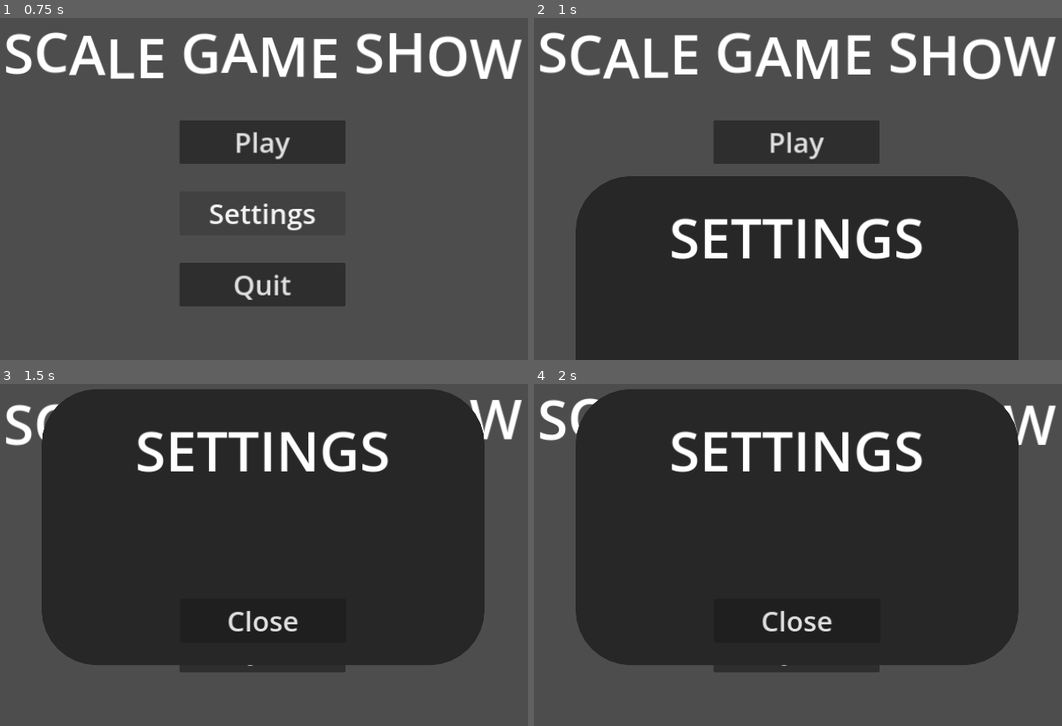
Above: before the commit, frames 1-4 (two rows, left to right).
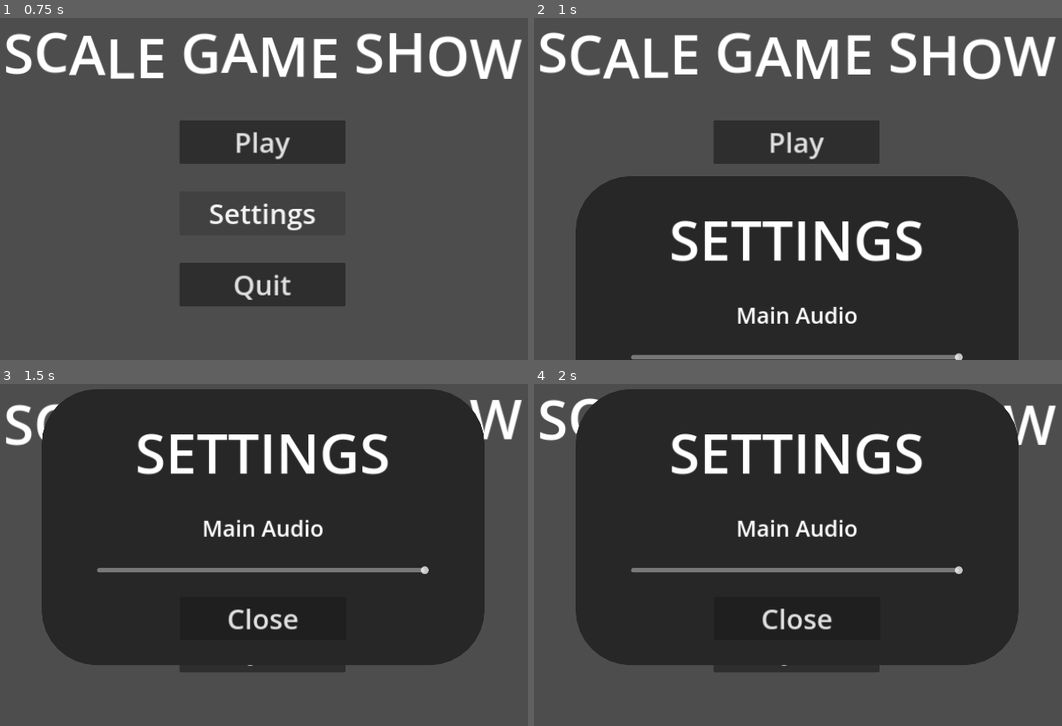
Above: after the commit, the same moments.

Repository: onegm/Scale-Game-Show
Game: Godot game, scene res://UI/main_menu/menu_screen.tscn
Same seed, same stepped clock (60 frames per second), same inputs: the game is played once before the commit and once after it. This scene is started directly instead of the project's main scene.
Inputs:
- Up to frame 1 (0.75 s): click "Settings" at 0.5 s
- Up to frame 2 (1 s): no input
- Up to frame 3 (1.5 s): click "Play" at 1.25 s
- Up to frame 4 (2 s): no input

Frame 1 is identical in both runs. In frame 2, 2.7% of the frame differs, in the area x 18-82%, y 58-100%; in frame 3, 3.1%, in the area x 18-82%, y 13-73%; in frame 4, 3.1%.

Commit message:
Added the necessary for adding settings to the game

Diff:
--- a/UI/settings_menu/settings_menu.gd
+++ b/UI/settings_menu/settings_menu.gd
@@ -1,6 +1,17 @@
 extends Control
 
+@onready var MainAudioSlider := $CenterContainer/Panel/VBoxContainer/MainAudioSlider
+
+var local_settings := {
+	"MainAudioVolume" : 80
+}
+
+func _ready() -> void:
+	load_settings()
+
 func move_up():
+	MainAudioSlider.value = local_settings["MainAudioVolume"]
+
 	var tween = get_tree().create_tween()
 	tween.set_trans(Tween.TRANS_CUBIC)
 	tween.tween_property(self, "position", Vector2(0, 0), 0.8)
@@ -10,6 +21,17 @@
 	tween.set_trans(Tween.TRANS_CUBIC)
 	tween.tween_property(self, "position", Vector2(0, 720), 0.8)
 
+func save_settings():
+	for keys in Game.settings.keys():
+		Game.settings[keys] = local_settings[keys]
+func load_settings():
+	for keys in Game.settings.keys():
+		local_settings[keys] = Game.settings[keys]
 
 func _on_close_btn_pressed() -> void:
 	move_down()
+	save_settings()
+
+func _on_h_slider_drag_ended(value_changed: bool) -> void:
+	if value_changed:
+		local_settings["MainAudioVolume"] = MainAudioSlider.value
--- a/UI/settings_menu/settings_menu.tscn
+++ b/UI/settings_menu/settings_menu.tscn
@@ -40,7 +40,7 @@
 anchor_bottom = 1.0
 grow_horizontal = 2
 grow_vertical = 2
-theme_override_constants/separation = 200
+theme_override_constants/separation = 40
 alignment = 1
 
 [node name="Label" type="Label" parent="CenterContainer/Panel/VBoxContainer"]
@@ -50,6 +50,20 @@
 horizontal_alignment = 1
 vertical_alignment = 1
 
+[node name="Label2" type="Label" parent="CenterContainer/Panel/VBoxContainer"]
+layout_mode = 2
+theme_override_font_sizes/font_size = 40
+text = "Main Audio"
+horizontal_alignment = 1
+vertical_alignment = 1
+
+[node name="MainAudioSlider" type="HSlider" parent="CenterContainer/Panel/VBoxContainer"]
+custom_minimum_size = Vector2(600, 0)
+layout_mode = 2
+size_flags_horizontal = 4
+size_flags_vertical = 4
+max_value = 80.0
+
 [node name="CloseBtn" type="Button" parent="CenterContainer/Panel/VBoxContainer"]
 custom_minimum_size = Vector2(300, 0)
 layout_mode = 2
@@ -58,4 +72,5 @@
 theme_override_font_sizes/font_size = 50
 text = "Close"
 
+[connection signal="drag_ended" from="CenterContainer/Panel/VBoxContainer/MainAudioSlider" to="." method="_on_h_slider_drag_ended"]
 [connection signal="pressed" from="CenterContainer/Panel/VBoxContainer/CloseBtn" to="." method="_on_close_btn_pressed"]
--- a/autoloaders/game.gd
+++ b/autoloaders/game.gd
@@ -1,5 +1,8 @@
 extends Node
 
+var settings := {
+	"MainAudioVolume" : 80
+}
 var main_scene_path = "res://levels/Level1.tscn"
 
 func get_main_scene():
--- /dev/null
+++ b/default_bus_layout.tres
@@ -0,0 +1,4 @@
+[gd_resource type="AudioBusLayout" format=3 uid="uid://b5eoyxywp5knt"]
+
+[resource]
+bus/0/volume_db = 0.00282288
